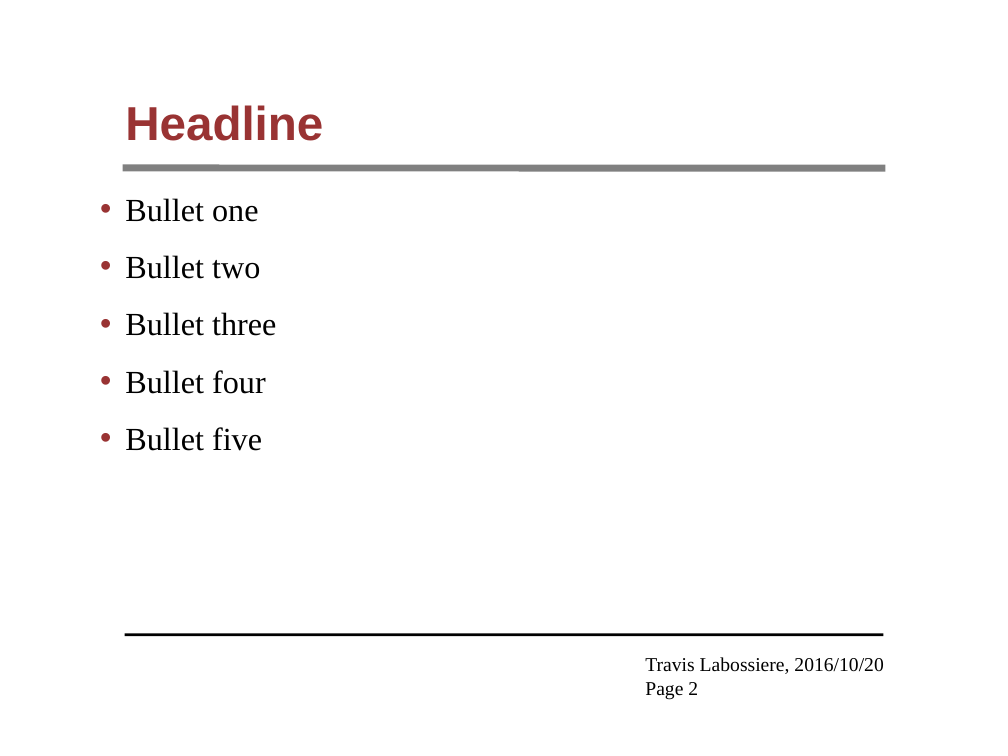
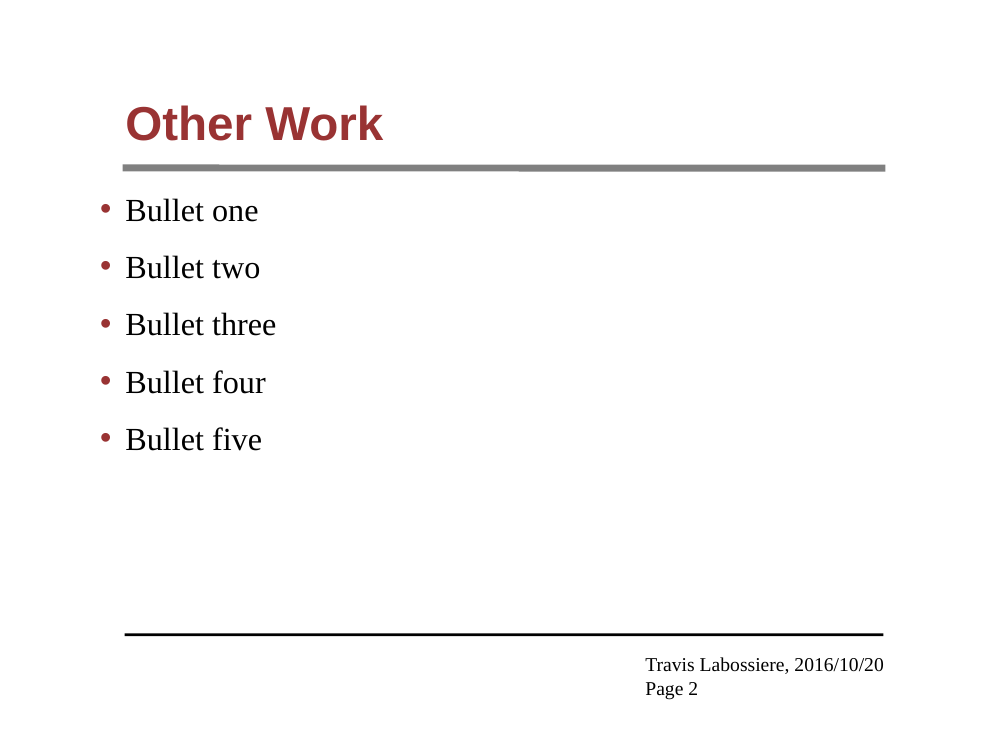
Before and after one commit to tjlaboss/vera-to-openmc, a slide deck: slide 2 of Results/Presentation_Oct20.odp. Drawn at 1008x756 pixels with LibreOffice and Linux fonts; fonts in the diff are those of the drawing; background and template pictures are left out. Boxes give left, top, right and bottom in pixels: in the first picture for what was removed or moved away, otherwise in the second. Text is boxed around its words. In the diff, an @@ line names an element or a change of style, - is before the commit and + after.

```diff
--- a/Results/Presentation_Oct20.odp
+++ b/Results/Presentation_Oct20.odp
@@ title at (125, 105, 383, 141): text changed @@
-Headline
+Other Work
```
Also in this commit, not shown: 7 other files.
